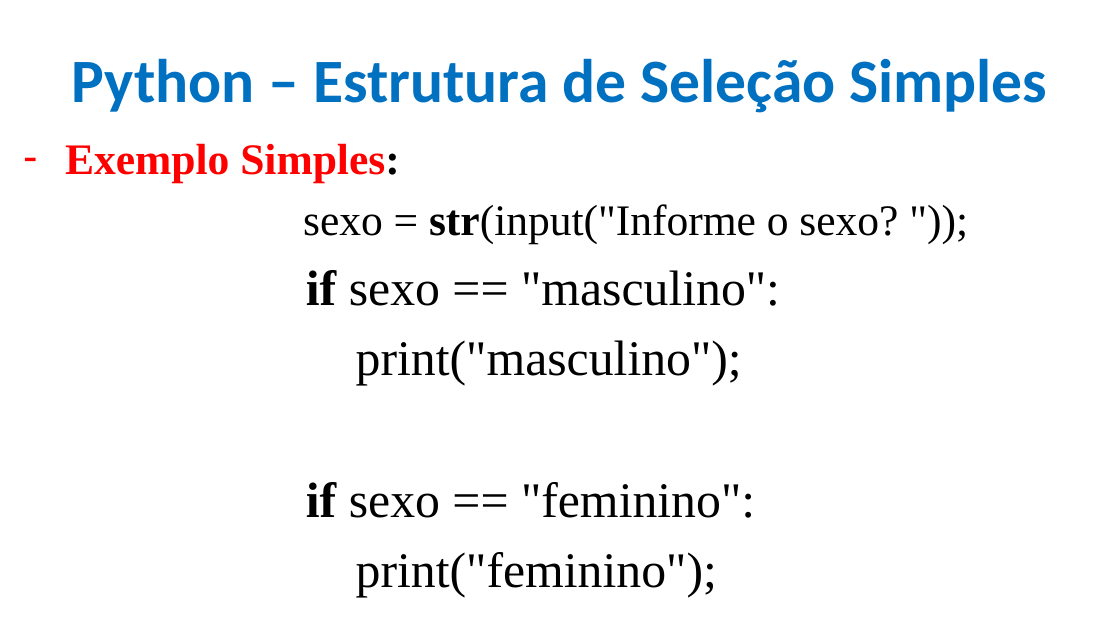
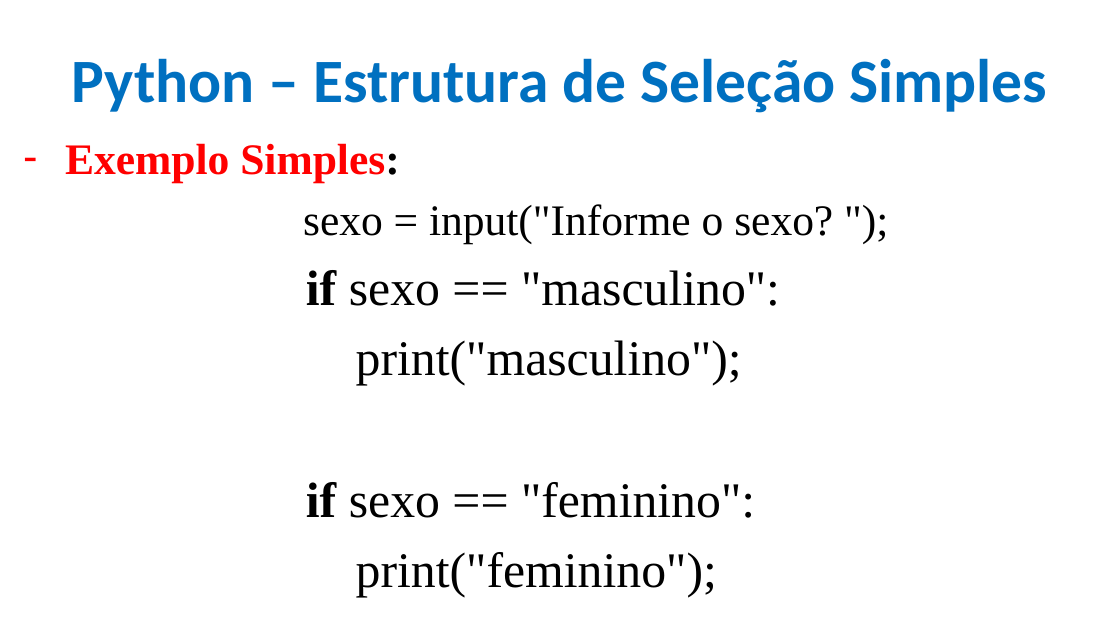
Before and after one commit to CloudEducationBrazil/WydenPythonParadigmas, a slide deck: slide 5 of 01 Classes/Aula 04 Programação Python - Estrutura de Seleção.pptx. Drawn at 1120x630 pixels with LibreOffice and Linux fonts; fonts in the diff are those of the drawing; background and template pictures are left out. Boxes give left, top, right and bottom in pixels: in the first picture for what was removed or moved away, otherwise in the second. Text is boxed around its words. In the diff, an @@ line names an element or a change of style, - is before the commit and + after.

```diff
--- a/01 Classes/Aula 04 Programação Python - Estrutura de Seleção.pptx
+++ b/01 Classes/Aula 04 Programação Python - Estrutura de Seleção.pptx
@@ text at (303,204,833,244): text changed @@
-sexo = str(input("Informe o sexo? "));
+sexo = input("Informe o sexo? ");
```
Also in this commit, not shown: 3 other slides changed, 2 other files.
